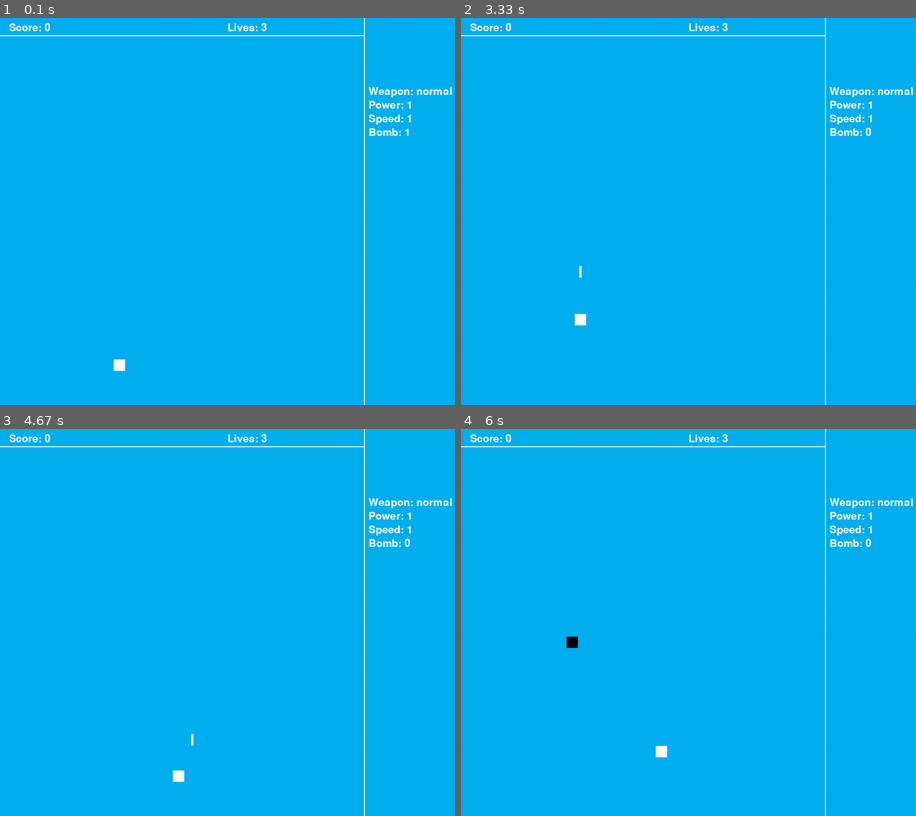
Above: before the commit, frames 1-4 (two rows, left to right).
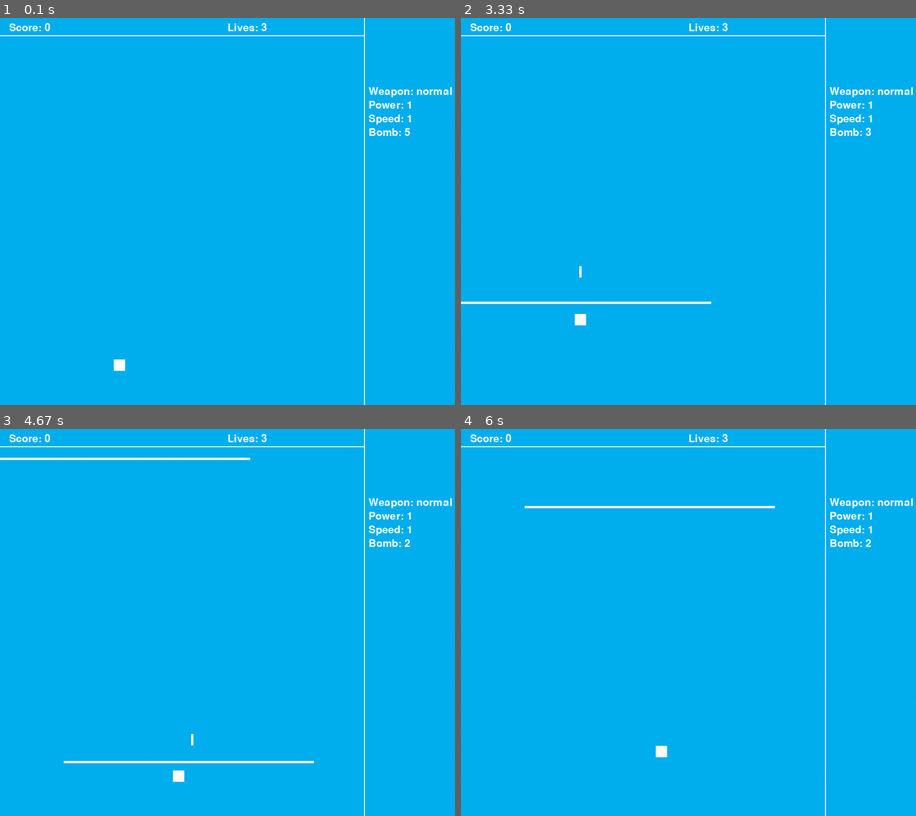
Above: after the commit, the same moments.

Repository: YannyOuzid/pygame-shootemup
Game: pygame game, started from main.py
Same seed, same stepped clock (60 frames per second), same inputs: the game is played once before the commit and once after it.
Inputs:
- Up to frame 1 (0.1 s): no input
- Up to frame 2 (3.33 s): hold Right 0.33-0.8 s; hold Up 0.83-1.13 s; hold Right 1.17-1.63 s; hold Left 1.67-2.2 s; tap A at 1.82, 3.15 s; hold Down 2.23-2.53 s; hold Left 2.57-2.97 s; hold Up from 3 s (still down)
- Up to frame 3 (4.67 s): release Up at 3.37 s; hold Right 3.4-4.03 s; hold Down 4.07-4.43 s; hold Left from 4.47 s (still down); tap A at 4.62 s
- Up to frame 4 (6 s): release Left at 4.93 s; tap Space at 4.97, 5.37, 5.67, 5.87 s; hold Right 5.3-5.77 s; hold Up from 5.8 s (still down)

The runs differ from the first frame. In frame 1, less than 0.1% of the frame differs, in the area x 88-91%, y 28-31%; in frame 2, 0.4%; in frame 3, 0.8%, in the area x 0-91%, y 7-87%; in frame 4, 0.5%.

Commit message:
second day

Diff:
--- a/variable.py
+++ b/variable.py
@@ -5,11 +5,14 @@
     score = 0
     lives = 3
     LIGHTBLUE = (0, 176, 240)
+    BLUE = (5, 0, 240)
     WHITE = (255, 255, 255)
     BLACK = (0, 0, 0)
     RED = (243, 14, 14)
+    PURPLE = (178, 0, 240)
     size = (1000, 850)
     screen = pygame.display.set_mode(size)
+    screenColor = LIGHTBLUE
     weapon = "normal"
     power = 1
     speed = 1
@@ -20,10 +23,10 @@
     bonusColor = (243, 14, 14)
     powerLevel = 1
     speedLevel = 1
-    bomb = 1
+    bomb = 5
 
     def createScreen(self):
-        self.screen.fill(Variable.LIGHTBLUE)
+        self.screen.fill(self.screenColor)
         pygame.draw.line(self.screen, Variable.WHITE, [0, 38], [800, 38], 2)
         pygame.draw.line(self.screen, Variable.WHITE, [800, 0], [800, 850], 2)
         font = pygame.font.Font(None, 34)
@@ -50,10 +53,9 @@
     def stageGenerator(self):
         if self.score > 500:
             self.enemyspawn = 1500
-            Variable.bomb += 1
+            self.screenColor = self.BLUE
         if self.score > 1000:
             self.enemyspawn = 1000
-            Variable.bomb += 1
+            self.screenColor = self.PURPLE
         if self.score > 1500:
             self.enemyspawn = 500
-            Variable.bomb += 1
